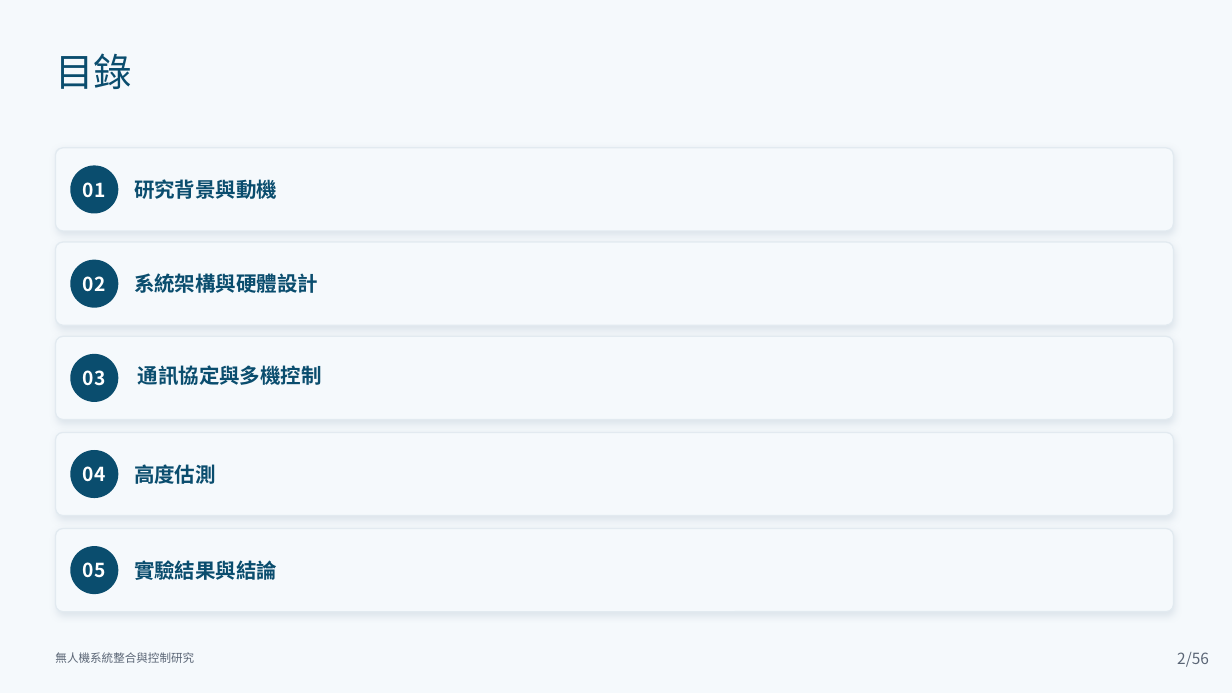
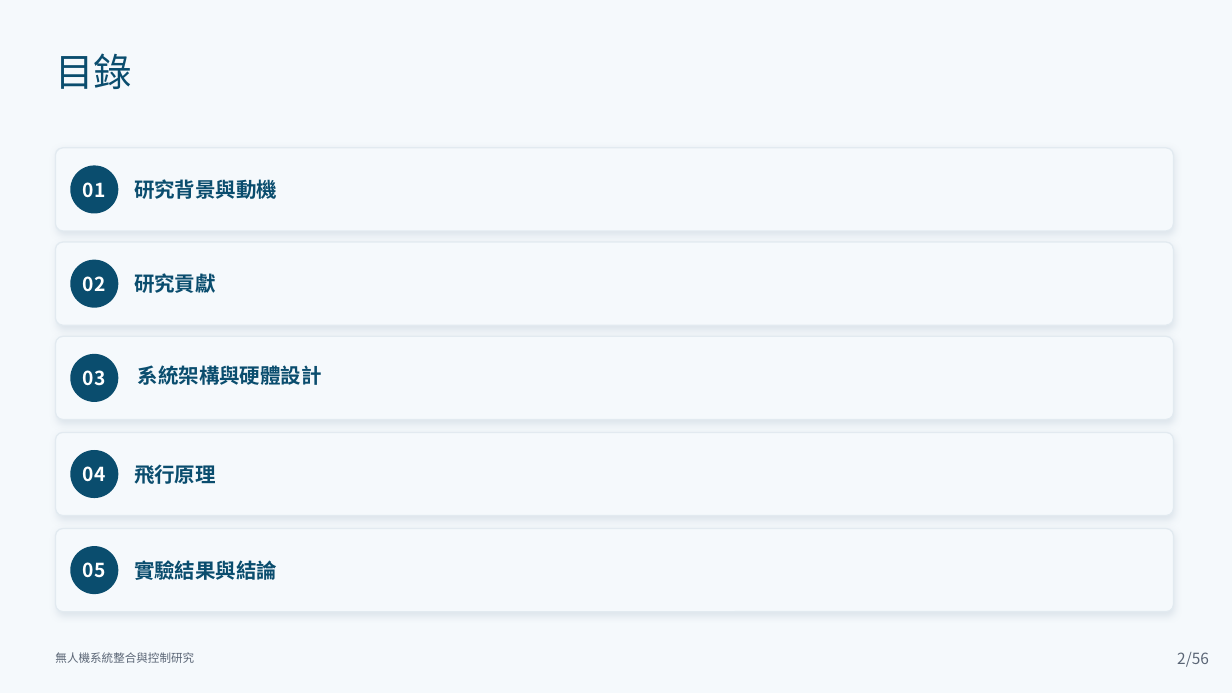
Before and after one commit to lingken1028/-, a slide deck: slide 2 of 無人機系統整合與控制研究_口試簡報 (2).pptx. Drawn at 1232x693 pixels with LibreOffice and Linux fonts; fonts in the diff are those of the drawing. Boxes give left, top, right and bottom in pixels: in the first picture for what was removed or moved away, otherwise in the second. Text is boxed around its words. In the diff, an @@ line names an element or a change of style, - is before the commit and + after.

```diff
--- a/無人機系統整合與控制研究_口試簡報 (2).pptx
+++ b/無人機系統整合與控制研究_口試簡報 (2).pptx
@@ text added at (134,273,216,293), 16 pt, text #0A4D6E, bold @@
+研究貢獻
@@ text "系統架構與硬體設計": place and size @@
-text "系統架構與硬體設計" at (134,273,318,293)
+text "系統架構與硬體設計" at (138,365,322,385)
@@ text "系統架構與硬體設計" at (138,365,322,385): vertical alignment middle to top @@
@@ text removed at (138,365,322,385) @@
-通訊協定與多機控制
@@ text at (134,464,216,484): text changed @@
-高度估測
+飛行原理
```
Also in this commit, not shown: 40 other slides changed, 15 slides added.
